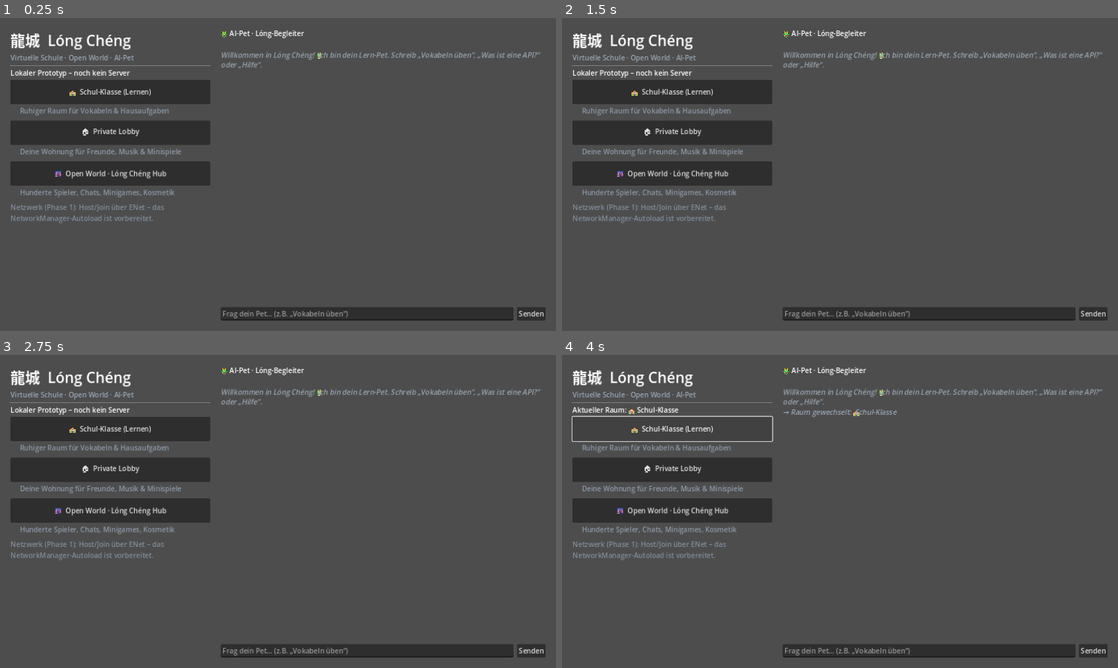
Above: before the commit, frames 1-4 (two rows, left to right).
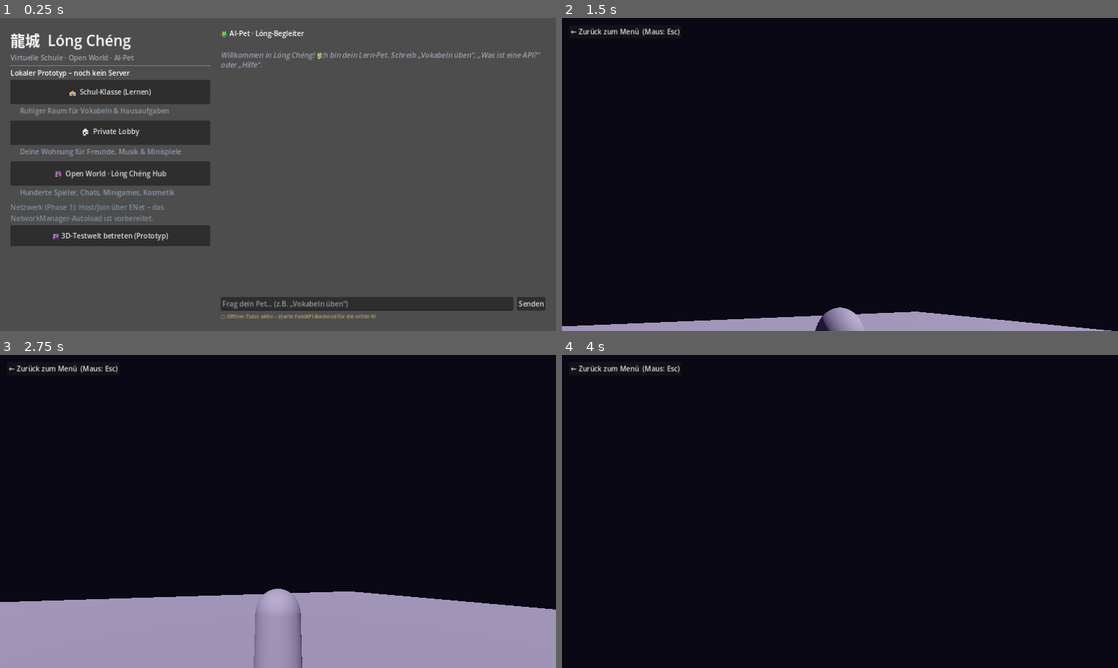
Above: after the commit, the same moments.

Repository: mermaid1550/Project-mermaid-x
Game: Godot game, scene res://scenes/main.tscn
Two runs of this game, one before a commit and one after it. Both use one fixed random seed, a clock stepped at 60 frames per second and the inputs below.
Inputs (mouse positions are in pixels of both pictures, inside the frame that each line leads up to):
- Up to frame 1 (0.25 s): no input
- Up to frame 2 (1.5 s): click (673, 237) at 0.5 s, where only the run after the commit has a clickable "🌆 3D-Testwelt betreten (Proto…"; tap Enter (ui_accept) at 1.25, 1.35 s; move the mouse to (962, 158) at 1.27 s; hold Right (ui_right) from 1.28 s (still down)
- Up to frame 3 (2.75 s): tap Enter (ui_accept) at 1.52, 1.82, 2.1, 2.27, 2.57 s; move the mouse to (166, 527) at 2.02 s; release Right (ui_right) at 2.03 s; hold Down (ui_down) from 2.03 s (still down)
- Up to frame 4 (4 s): move the mouse to (895, 442) at 2.77 s; release Down (ui_down) at 2.78 s; hold Right (ui_right) 2.78-3.5 s; tap Enter (ui_accept) at 2.85 s; click (673, 430) at 3.5 s, where only the run before the commit has a clickable "🏫 Schul-Klasse (Lernen)"

The runs differ from the first frame. In frame 1, 5.5% of the frame differs, in the area x 1-99%, y 66-97%; in frame 2, 100%; in frame 3, 100%, in the area x 0-100%, y 0-100%; in frame 4, 100%.

Commit message:
Integrate master-bible chapter 6: 3D player/pet/loader, HTTP AI-backend with offline fallback
🤖 Generated with Codebuff
Co-Authored-By: Codebuff <noreply@codebuff.com>

Diff:
--- /dev/null
+++ b/scenes/player.tscn
@@ -0,0 +1,28 @@
+[gd_scene load_steps=4 format=3 uid="uid://lcplayer3dscene"]
+
+[ext_resource type="Script" path="res://scripts/player3d.gd" id="1_player"]
+
+[sub_resource type="CapsuleShape3D" id="CapsuleShape3D_body"]
+radius = 0.4
+height = 1.8
+
+[sub_resource type="CapsuleMesh" id="CapsuleMesh_body"]
+radius = 0.4
+height = 1.8
+
+[node name="Player" type="CharacterBody3D"]
+script = ExtResource("1_player")
+
+[node name="CollisionShape3D" type="CollisionShape3D" parent="."]
+transform = Transform3D(1, 0, 0, 0, 1, 0, 0, 0, 1, 0, 0.9, 0)
+shape = SubResource("CapsuleShape3D_body")
+
+[node name="BodyMesh" type="MeshInstance3D" parent="."]
+transform = Transform3D(1, 0, 0, 0, 1, 0, 0, 0, 1, 0, 0.9, 0)
+mesh = SubResource("CapsuleMesh_body")
+
+[node name="CameraPivot" type="Node3D" parent="."]
+transform = Transform3D(1, 0, 0, 0, 1, 0, 0, 0, 1, 0, 1.5, 0)
+
+[node name="Camera3D" type="Camera3D" parent="CameraPivot"]
+transform = Transform3D(1, 0, 0, 0, 1, 0, 0, 0, 1, 0, 0.5, 4)
--- /dev/null
+++ b/scenes/world_test_3d.tscn
@@ -0,0 +1,6 @@
+[gd_scene load_steps=2 format=3 uid="uid://lcworldtest3d"]
+
+[ext_resource type="Script" path="res://scripts/world_test_3d.gd" id="1_world"]
+
+[node name="WorldTest3D" type="Node3D"]
+script = ExtResource("1_world")
--- /dev/null
+++ b/scripts/ai_pet_companion_3d.gd
@@ -0,0 +1,28 @@
+extends Node3D
+## AI-Pet-Begleiter in 3D (Kapitel 6.2 der Master-Bible).
+## folgt dem Spieler mit Lerp und schwebt sanft.
+##
+## Abweichung vom Bible-Original: dort wurde die Schwebebewegung nach dem
+## Lerp auf die Weltposition addiert (position.y += sin(...) * delta).
+## Das sammelt Drift an und kämpft gegen den Lerp. Stattdessen geht der
+## Hover als Offset ins Ziel – stabiler und gleiche Optik.
+
+@export var target_player: Node3D
+@export var follow_speed: float = 3.0
+@export var hover_amplitude: float = 0.2
+@export var hover_frequency: float = 2.0
+
+var time_passed: float = 0.0
+
+
+func _process(delta: float) -> void:
+	if not is_instance_valid(target_player):
+		return
+
+	time_passed += delta
+
+	var target_pos: Vector3 = target_player.global_position + (target_player.global_transform.basis * Vector3(1.2, 1.5, -1.0))
+	target_pos.y += sin(time_passed * hover_frequency) * hover_amplitude
+	global_position = global_position.lerp(target_pos, follow_speed * delta)
+
+	look_at(target_player.global_position + Vector3(0, 1.2, 0), Vector3.UP)
--- a/scripts/main.gd
+++ b/scripts/main.gd
@@ -84,6 +84,12 @@
 	hint.add_theme_color_override("font_color", Color(0.5, 0.55, 0.6))
 	left.add_child(hint)
 
+	var world_button := Button.new()
+	world_button.text = "🌆 3D-Testwelt betreten (Prototyp)"
+	world_button.custom_minimum_size = Vector2(0, 48)
+	world_button.pressed.connect(_open_world_3d)
+	left.add_child(world_button)
+
 	# --- Rechte Spalte: AI-Pet-Chat ---
 	_chat = PetChatScript.new()
 	columns.add_child(_chat)
@@ -110,3 +116,7 @@
 
 func _set_status(text: String) -> void:
 	_status.text = text
+
+
+func _open_world_3d() -> void:
+	get_tree().change_scene_to_file("res://scenes/world_test_3d.tscn")
--- /dev/null
+++ b/scripts/model_loader_3d.gd
@@ -0,0 +1,24 @@
+extends Node3D
+## 3D-Asset Auto-Loader (Kapitel 6.5 der Master-Bible).
+## Lädt KI-generierte Modelle (GLTF/GLB) aus deiner lokalen
+## TripoSR/Hunyuan3D-Pipeline in die Szene.
+
+
+func load_ai_generated_3d_model(file_path: String, spawn_position: Vector3) -> bool:
+	if not FileAccess.file_exists(file_path):
+		print("⚠️ Modell nicht gefunden: ", file_path)
+		return false
+
+	var gltf_state := GLTFState.new()
+	var gltf_document := GLTFDocument.new()
+
+	var error := gltf_document.append_from_file(file_path, gltf_state)
+	if error == OK:
+		var scene_root := gltf_document.generate_scene(gltf_state)
+		scene_root.position = spawn_position
+		add_child(scene_root)
+		print("✅ 3D-AI-Modell geladen: ", file_path)
+		return true
+
+	print("❌ Fehler beim Laden (Fehler %d): %s" % [error, file_path])
+	return false
--- a/scripts/network_manager.gd
+++ b/scripts/network_manager.gd
@@ -11,6 +11,9 @@
 signal peer_joined(peer_id: int)
 signal peer_left(peer_id: int)
 signal room_changed(room: String)
+
+## Lobby-Typen nach GDD (Kapitel 3) / Bible-Kapitel 6.4.
+enum ServerType { CLASSROOM, OPEN_WORLD, PRIVATE_ROOM }
 
 const DEFAULT_PORT := 24565
 const MAX_PLAYERS := 64  # Open-World-Hub-Grenze, Lobbys laufen darunter
@@ -71,6 +74,27 @@
 	room_changed.emit(room)
 
 
+## Convenience-API nach Bible-Kapitel 6.4: nach Lobby-Typ verbinden.
+func join_lobby(type: ServerType, address: String = "127.0.0.1", port: int = DEFAULT_PORT) -> Error:
+	current_room = _room_for(type)
+	return join(address, port)
+
+
+func host_private_room(port: int = DEFAULT_PORT) -> Error:
+	current_room = _room_for(ServerType.PRIVATE_ROOM)
+	return host(port)
+
+
+func _room_for(type: ServerType) -> String:
+	match type:
+		ServerType.CLASSROOM:
+			return "classroom"
+		ServerType.PRIVATE_ROOM:
+			return "private"
+		_:
+			return "hub"
+
+
 func _bind_signals() -> void:
 	if multiplayer.connected_to_server.is_connected(_on_connected):
 		return
--- a/scripts/pet_chat.gd
+++ b/scripts/pet_chat.gd
@@ -3,15 +3,24 @@
 ## Chat-Oberfläche des AI-Pets: Nachrichtenlog + Eingabefeld.
 ## Das UI baut sich selbst auf, damit die Szene eine reine Wurzel bleibt
 ## und der Chat überall (auch in anderen Lobbys) wiederverwendet ist.
+##
+## Antwort-Quelle (Kapitel 5 der Master-Bible):
+##   1. Lokaler FastAPI-Server (→ Ollama DeepSeek/Qwen), sobald er läuft
+##   2. Lokale Offline-Logik (ai_pet.gd) als Fallback – Chat nie stumm
+## Der LLM-API-Key lebt ausschließlich im Python-Backend, nie im Client.
 
 signal message_sent(text: String)
 
 const AI_Pet := preload("res://scripts/ai_pet.gd")
+const AI_BACKEND_URL := "http://127.0.0.1:8000/v1/pet/chat"
 
 var _log: RichTextLabel
 var _input: LineEdit
 var _send_button: Button
+var _status_label: Label
+var _http: HTTPRequest
 var _ai := AI_Pet.new()
+var _awaiting_reply: bool = false
 
 
 func _ready() -> void:
@@ -46,6 +55,17 @@
 	_send_button.pressed.connect(func() -> void: _on_send(_input.text))
 	input_row.add_child(_send_button)
 
+	_status_label = Label.new()
+	_status_label.add_theme_font_size_override("font_size", 12)
+	_status_label.add_theme_color_override("font_color", Color(0.55, 0.6, 0.66))
+	add_child(_status_label)
+
+	_http = HTTPRequest.new()
+	_http.timeout = 15.0
+	add_child(_http)
+	_http.request_completed.connect(_on_ai_response_received)
+
+	_probe_backend()
 	_append_system("Willkommen in Lóng Chéng! 🐲 Ich bin dein Lern-Pet. Schreib „Vokabeln üben“, „Was ist eine API?“ oder „Hilfe“.")
 
 
@@ -57,10 +77,61 @@
 	_append_player(clean)
 	message_sent.emit(clean)
 
-	# Später: hier der REST-Call an dein Backend (Phase 1.5).
-	# LLM-Antworten laufen NIE direkt aus dem Client – immer über deinen Server.
-	var answer := _ai.respond(clean)
-	_append_pet(answer)
+	var body := JSON.stringify({"prompt": clean, "user_id": "player_lux"})
+	var headers := PackedStringArray(["Content-Type: application/json"])
+	if _http.get_http_client_status() != HTTPClient.STATUS_DISCONNECTED:
+		# Probe läuft noch oder Vorgänger-Request hängt → nicht blockieren
+		_append_pet(_ai.respond(clean))
+		return
+	_awaiting_reply = true
+	var err := _http.request(AI_BACKEND_URL, headers, HTTPClient.METHOD_POST, body)
+	if err != OK:
+		_awaiting_reply = false
+		# Request gar nicht startbar → sofort Offline-Logik
+		_append_pet(_ai.respond(clean))
+
+
+func _on_ai_response_received(result: int, response_code: int, _headers: PackedStringArray, body: PackedByteArray) -> void:
+	var ok := result == HTTPRequest.RESULT_SUCCESS and response_code == 200
+	_set_backend_status(ok)
+
+	if not _awaiting_reply:
+		# Antwort auf den Probe-Call: nur Status, keine Chat-Nachricht.
+		return
+	_awaiting_reply = false
+
+	if ok:
+		var json := JSON.new()
+		if json.parse(body.get_string_from_utf8()) == OK and json.data is Dictionary and json.data.has("reply"):
+			_append_pet(str(json.data["reply"]))
+			return
+	# Server weg oder kaputte Antwort → Offline-Logik antwortet statt Schweigen.
+	_append_pet(_ai.respond(_last_player_message()))
+
+
+func _probe_backend() -> void:
+	# Kleiner HEAD-Check, damit die Statuszeile den Echtzeit-Modus anzeigt.
+	var err := _http.request(AI_BACKEND_URL, PackedStringArray(), HTTPClient.METHOD_GET)
+	if err != OK:
+		_set_backend_status(false)
+
+
+func _set_backend_status(online: bool) -> void:
+	if online:
+		_status_label.text = "● Live-Backend verbunden (Ollama-Modell)"
+		_status_label.add_theme_color_override("font_color", Color(0.4, 0.9, 0.5))
+	else:
+		_status_label.text = "○ Offline-Tutor aktiv – starte FastAPI-Backend für die echte KI"
+		_status_label.add_theme_color_override("font_color", Color(0.75, 0.65, 0.4))
+
+
+func _last_player_message() -> String:
+	# Letzte "[Du]"-Zeile aus dem RichText-Log zurückgewinnen.
+	var lines := _log.get_parsed_text().split("\n")
+	for i in range(lines.size() - 1, -1, -1):
+		if lines[i].begins_with("Du:"):
+			return lines[i].substr(4).strip_edges()
+	return ""
 
 
 func _append_player(text: String) -> void:
--- /dev/null
+++ b/scripts/player3d.gd
@@ -0,0 +1,44 @@
+extends CharacterBody3D
+## Spieler-Steuerung in 3D (Kapitel 6.1 der Master-Bible).
+## Third-Person: Maus dreht den CameraPivot, WASD/Ui-Arrows bewegen
+## relativ zur Kamera, Leertaste springt.
+
+@export var SPEED: float = 5.0
+@export var JUMP_VELOCITY: float = 4.5
+@export var MOUSE_SENSITIVITY: float = 0.003
+
+@onready var camera_pivot: Node3D = $CameraPivot
+@onready var camera: Camera3D = $CameraPivot/Camera3D
+
+var gravity: float = ProjectSettings.get_setting("physics/3d/default_gravity")
+
+
+func _ready() -> void:
+	Input.mouse_mode = Input.MOUSE_MODE_CAPTURED
+
+
+func _unhandled_input(event: InputEvent) -> void:
+	if event is InputEventMouseMotion and Input.mouse_mode == Input.MOUSE_MODE_CAPTURED:
+		camera_pivot.rotate_y(-event.relative.x * MOUSE_SENSITIVITY)
+		camera.rotate_x(-event.relative.y * MOUSE_SENSITIVITY)
+		camera.rotation.x = clamp(camera.rotation.x, deg_to_rad(-60), deg_to_rad(60))
+
+
+func _physics_process(delta: float) -> void:
+	if not is_on_floor():
+		velocity.y -= gravity * delta
+
+	if Input.is_action_just_pressed("ui_accept") and is_on_floor():
+		velocity.y = JUMP_VELOCITY
+
+	var input_dir = Input.get_vector("ui_left", "ui_right", "ui_up", "ui_down")
+	var direction = (camera_pivot.global_transform.basis * Vector3(input_dir.x, 0, input_dir.y)).normalized()
+
+	if direction:
+		velocity.x = direction.x * SPEED
+		velocity.z = direction.z * SPEED
+	else:
+		velocity.x = move_toward(velocity.x, 0, SPEED)
+		velocity.z = move_toward(velocity.z, 0, SPEED)
+
+	move_and_slide()
--- /dev/null
+++ b/scripts/world_test_3d.gd
@@ -0,0 +1,83 @@
+extends Node3D
+## 3D-Testwelt (Hub-Prototyp, Kapitel 3 + 6 der Master-Bible):
+## Boden, Licht, Spieler, AI-Pet-Begleiter und ModelLoader in einer Szene.
+## Die Welt baut sich komplett in Code auf, damit die .tscn minimal bleibt.
+
+const PlayerScene := preload("res://scenes/player.tscn")
+const PetScript := preload("res://scripts/ai_pet_companion_3d.gd")
+const LoaderScript := preload("res://scripts/model_loader_3d.gd")
+
+var player: CharacterBody3D
+var pet: Node3D
+var loader: Node3D
+
+
+func _ready() -> void:
+	_build_environment()
+	_build_ground()
+
+	player = PlayerScene.instantiate()
+	player.position = Vector3(0, 2, 0)
+	add_child(player)
+
+	pet = PetScript.new()
+	pet.name = "AIPet"
+	pet.position = Vector3(1.2, 1.5, -1.0)  # Startoffset, verhindert kollineares look_at()
+	pet.target_player = player
+	add_child(pet)
+
+	loader = LoaderScript.new()
+	loader.name = "ModelLoader"
+	add_child(loader)
+	# Pipeline-Ausgabe hier ablegen, z.B. aus TripoSR/Hunyuan3D:
+	loader.load_ai_generated_3d_model("res://assets/ai_models/pet.glb", Vector3.ZERO)
+
+	_build_ui()
+
+
+func _build_environment() -> void:
+	var sun := DirectionalLight3D.new()
+	sun.rotation_degrees = Vector3(-45, -30, 0)
+	sun.shadow_enabled = true
+	add_child(sun)
+
+	var env := Environment.new()
+	env.background_mode = Environment.BG_COLOR
+	env.background_color = Color(0.04, 0.03, 0.08)  # Neon-Nacht-Grundton
+	env.ambient_light_source = Environment.AMBIENT_SOURCE_COLOR
+	env.ambient_light_color = Color(0.35, 0.25, 0.55)
+	env.ambient_light_energy = 0.6
+	var world_env := WorldEnvironment.new()
+	world_env.environment = env
+	add_child(world_env)
+
+
+func _build_ground() -> void:
+	var ground := StaticBody3D.new()
+	ground.name = "Ground"
+
+	var mesh_instance := MeshInstance3D.new()
+	var plane := PlaneMesh.new()
+	plane.size = Vector2(60, 60)
+	mesh_instance.mesh = plane
+	ground.add_child(mesh_instance)
+
+	var collision := CollisionShape3D.new()
+	var shape := BoxShape3D.new()
+	shape.size = Vector3(60, 1, 60)
+	collision.shape = shape
+	collision.position.y = -0.5  # Oberkante bei y = 0
+	ground.add_child(collision)
+
+	add_child(ground)
+
+
+func _build_ui() -> void:
+	var layer := CanvasLayer.new()
+	add_child(layer)
+
+	var back := Button.new()
+	back.text = "← Zurück zum Menü  (Maus: Esc)"
+	back.position = Vector2(16, 16)
+	back.pressed.connect(func() -> void: get_tree().change_scene_to_file("res://scenes/main.tscn"))
+	layer.add_child(back)
--- /dev/null
+++ b/tests/check_phase2.gd
@@ -0,0 +1,83 @@
+extends SceneTree
+## Headless-Check der Bible-Integration: HTTP-Fallback im Pet-Chat,
+## 3D-Welt mit Spieler/Pet-Follow, ModelLoader-Rückgabewert.
+
+var _failed: bool = false
+
+
+func _init() -> void:
+	# --- 1. Pet-Chat: Offline-Fallback muss antworten, wenn kein Backend läuft ---
+	var main_scene: PackedScene = load("res://scenes/main.tscn")
+	var main: Control = main_scene.instantiate()
+	root.add_child(main)
+	await process_frame
+	await process_frame
+
+	var chat: Variant = main._chat
+	chat._on_send("Vokabeln üben")
+	# HTTP-Request ins Leere braucht Frames zum Fehlschlagen → auf Pet-Antwort warten
+	var answered := false
+	for i in 300:
+		await process_frame
+		if chat._log.get_parsed_text().count("Pet:") >= 1:
+			answered = true
+			break
+	_assert(answered, "Offline-Fallback antwortet, wenn kein Backend läuft")
+	_assert(not chat._awaiting_reply, "Awaiting-Flag ist nach Antwort zurückgesetzt")
+	main.free()
+	if _failed:
+		return
+
+	# --- 2. 3D-Welt: laden, Simulation laufen lassen ---
+	var world_scene: PackedScene = load("res://scenes/world_test_3d.tscn")
+	var world: Node3D = world_scene.instantiate()
+	root.add_child(world)
+	# Warten, bis der Spieler tatsächlich gelandet ist (Fall ab y=2 kann > 30 Frames dauern)
+	var landed := false
+	for i in 300:
+		await physics_frame
+		if world.player.is_on_floor():
+			landed = true
+			break
+
+	_assert(world.player != null, "Spieler wurde instanziiert")
+	_assert(world.pet != null, "AI-Pet wurde instanziiert")
+	_assert(world.loader != null, "ModelLoader wurde instanziiert")
+	if _failed:
+		world.free()
+		return
+	_assert(landed, "Spieler landet auf dem Boden")
+	if _failed:
+		world.free()
+		return
+
+	# --- 3. Bewegung simulieren: ui_up gedrückt halten ---
+	var start_pos: Vector3 = world.player.global_position
+	Input.action_press("ui_up")
+	for i in 30:
+		await physics_frame
+	Input.action_release("ui_up")
+	var moved: float = world.player.global_position.distance_to(start_pos)
+	_assert(moved > 1.0, "Spieler bewegt sich bei gehaltener Eingabe (weg: %.2f)" % moved)
+
+	# --- 4. Pet folgt dem Spieler ---
+	var pet_to_player: float = world.pet.global_position.distance_to(world.player.global_position)
+	_assert(pet_to_player < 6.0, "Pet folgt in Nähe des Spielers (Distanz: %.2f)" % pet_to_player)
+
+	# --- 5. ModelLoader meldet fehlende Datei sauber über Rückgabewert ---
+	var loaded: bool = world.loader.load_ai_generated_3d_model("res://assets/ai_models/existing.glb", Vector3.ZERO)
+	_assert(loaded == false, "ModelLoader gibt false bei fehlender Datei zurück")
+
+	world.free()
+	if _failed:
+		return
+	print("PHASE-2-CHECKS BESTANDEN ✔")
+	quit(0)
+
+
+func _assert(cond: bool, msg: String) -> void:
+	if cond:
+		return
+	_failed = true
+	printerr("FEHLER: " + msg)
+	quit(1)
